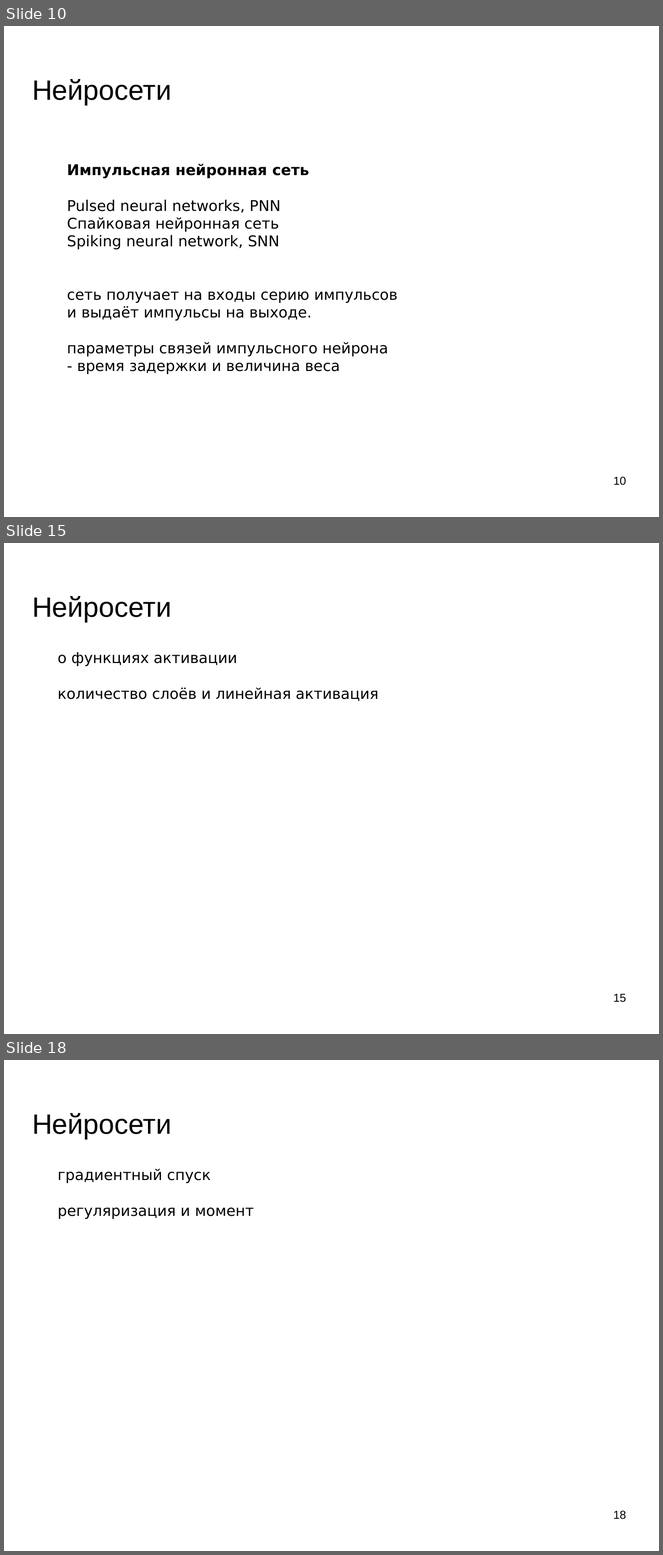
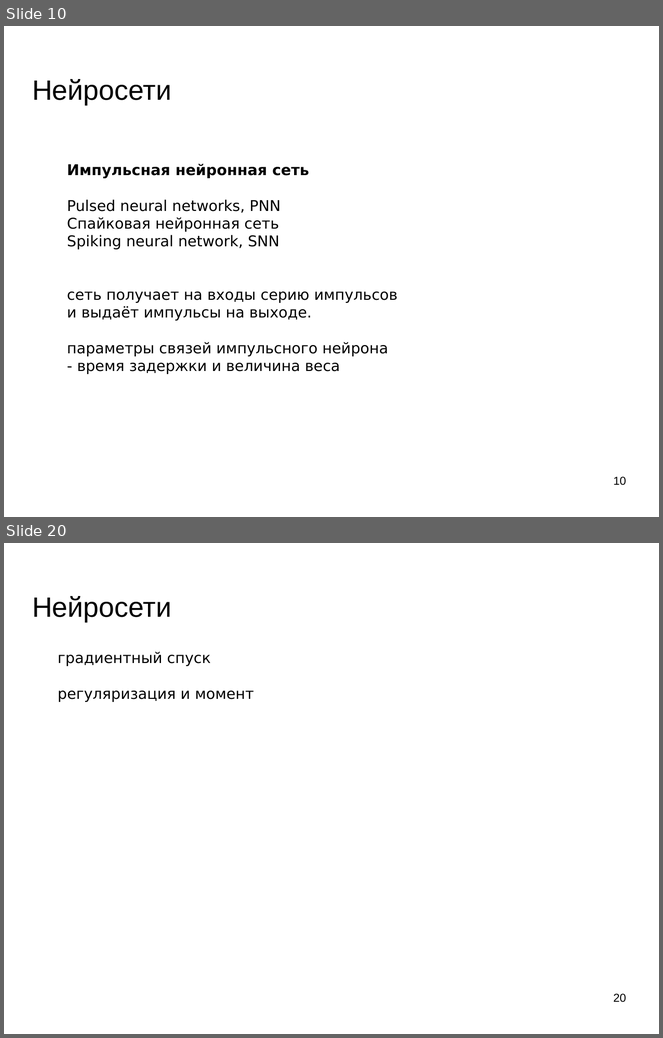
Before and after one commit to mechanoid5/ml_lectorium_legacy, a slide deck: 10-ann.odp. Shown one above the other, each under a label of ours: slides 10, 15 and 18 before the commit, slides 10 and 20 after it; the slides between them are not shown. The pictures are 663x1555 and 663x1038 pixels, drawn with LibreOffice and Linux fonts; fonts in the diff are those of the drawing; background and template pictures are left out. Boxes give left, top, right and bottom in pixels: in the first picture for what was removed or moved away, otherwise in the second. Text is boxed around its words. In the diff, an @@ line names an element or a change of style, - is before the commit and + after.

```diff
--- a/10-ann.odp
+++ b/10-ann.odp
@@ slide 15 removed at [4, 543, 659, 1034], background picture (left out) @@
@@ title removed at [32, 596, 171, 622] @@
-Нейросети
@@ text removed at [58, 652, 378, 701] @@
-о функциях активации
-количество слоёв и линейная активация
@@ page number removed at [613, 994, 626, 1003] @@
-15
@@ what was slide 18 is now slide 20 @@
@@ page number at [613, 994, 626, 1003]: text changed @@
-18
+20
```
Also in this commit, not shown: 7 slides changed, 4 slides added, 2 other slides removed.
